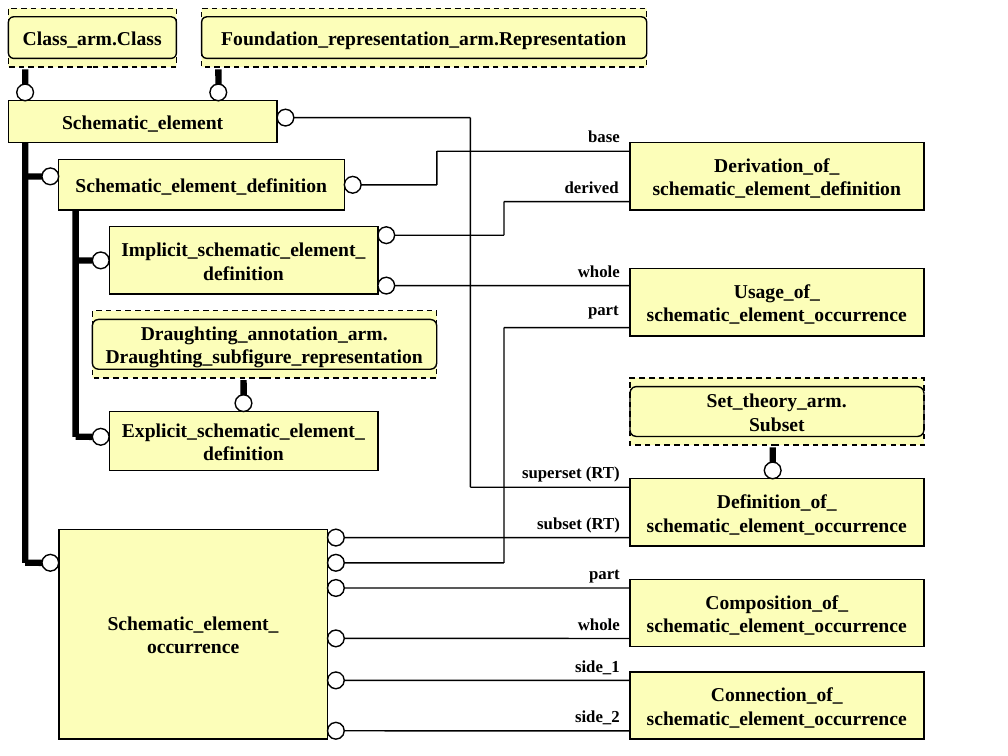
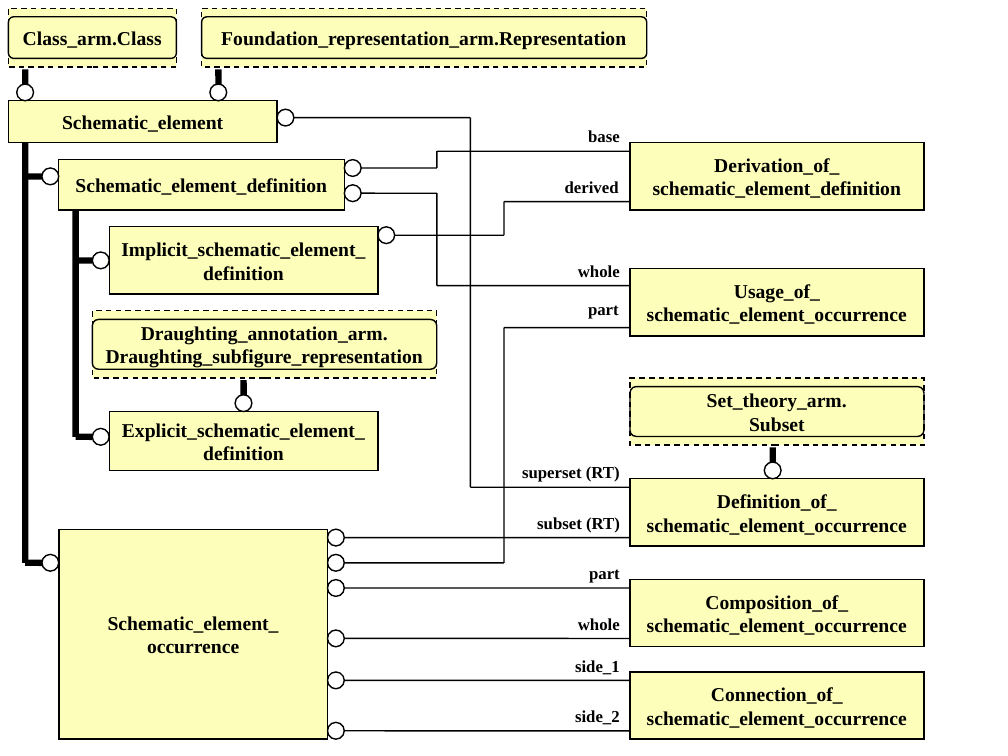
Before and after one commit to starseeker/stepmod_mirror, a slide deck: slide 2 of data/modules/schematic_element/schematic_element.ppt. Drawn at 1008x756 pixels with LibreOffice and Linux fonts; fonts in the diff are those of the drawing. Boxes give left, top, right and bottom in pixels: in the first picture for what was removed or moved away, otherwise in the second. Text is boxed around its words. In the diff, an @@ line names an element or a change of style, - is before the commit and + after.

```diff
--- a/data/modules/schematic_element/schematic_element.ppt
+++ b/data/modules/schematic_element/schematic_element.ppt
@@ ellipse: place and size @@
-ellipse at bbox=[345, 176, 362, 194]
+ellipse at bbox=[345, 159, 362, 176]
@@ line moved from (361, 184) - (436, 184) to (361, 168) - (436, 168) @@
@@ line moved from (436, 184) - (436, 151) to (436, 168) - (436, 151) @@
@@ ellipse: place and size @@
-ellipse at bbox=[378, 277, 395, 294]
+ellipse at bbox=[345, 184, 362, 202]
@@ line added from (361, 194) to (436, 194), #000000 0.99 pt @@
@@ line added from (436, 285) to (436, 194), #000000 0.99 pt @@
@@ line moved from (395, 285) - (630, 285) to (436, 285) - (630, 285) @@
```
Also in this commit, not shown: 1 other slide changed, 2 other files.
